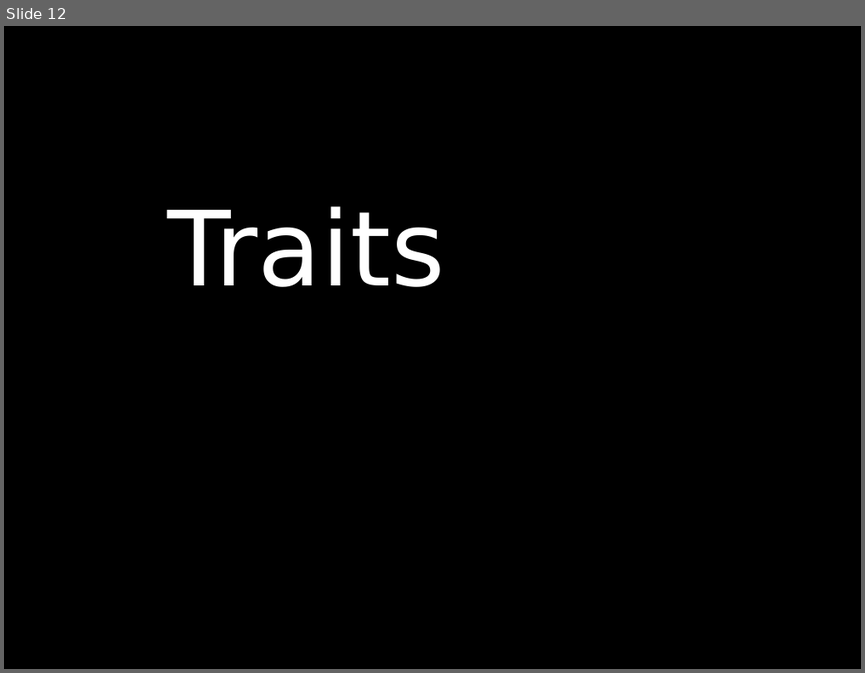
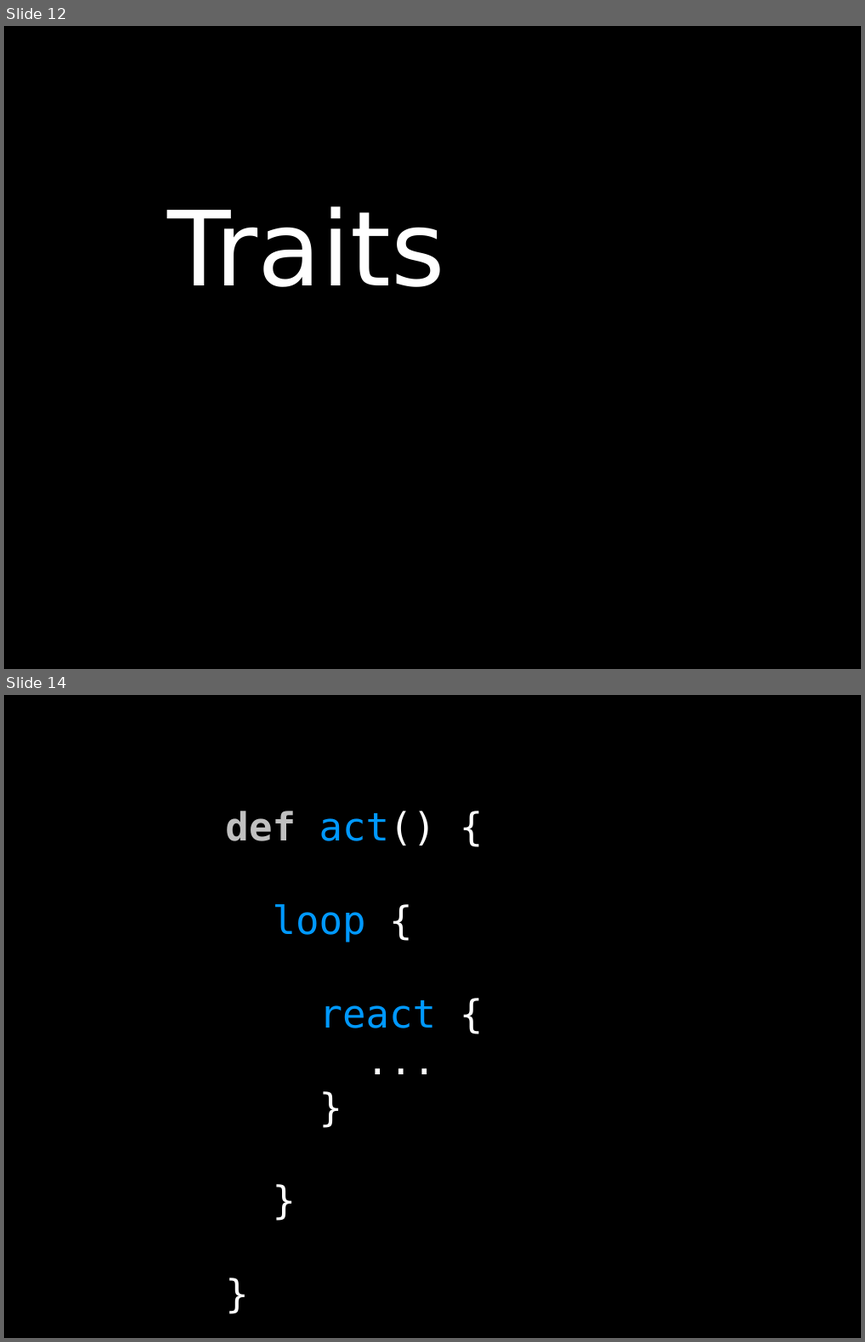
Before and after one commit to rawyler/taxactors, a slide deck: doc/presentation/scala_session.odp. Shown one above the other, each under a label of ours: slide 12 before the commit, slides 12 and 14 after it; the slides between them are not shown. The pictures are 865x673 and 865x1342 pixels, drawn with LibreOffice and Linux fonts; fonts in the diff are those of the drawing. Boxes give left, top, right and bottom in pixels: in the first picture for what was removed or moved away, otherwise in the second. Text is boxed around its words. In the diff, an @@ line names an element or a change of style, - is before the commit and + after.

```diff
--- a/doc/presentation/scala_session.odp
+++ b/doc/presentation/scala_session.odp
@@ slide 14 added at [4,695,861,1338], background #000000 @@
@@ text added at [225,811,437,1028], 36 pt, text #0099FF @@
+def act() {
+loop {
+react {
+...
+}
+}
+}
```
Also in this commit, not shown: 3 slides changed, 4 other slides added, 2 slides removed.
